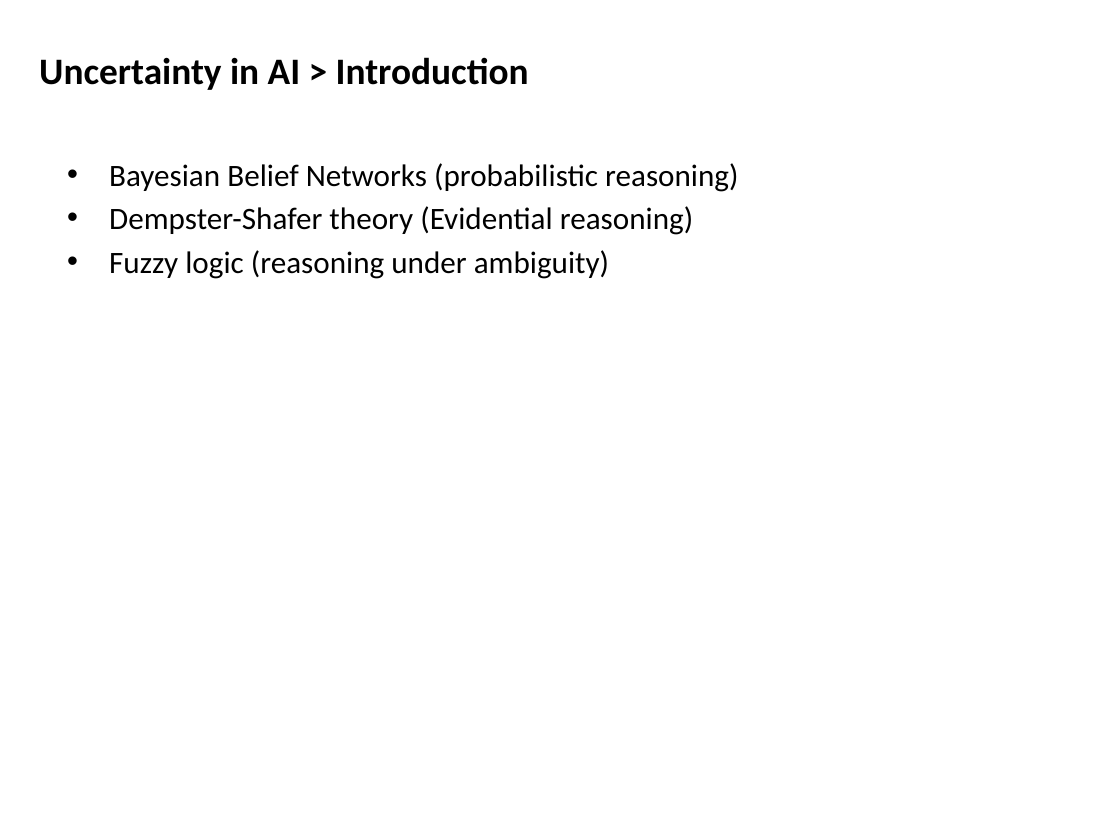
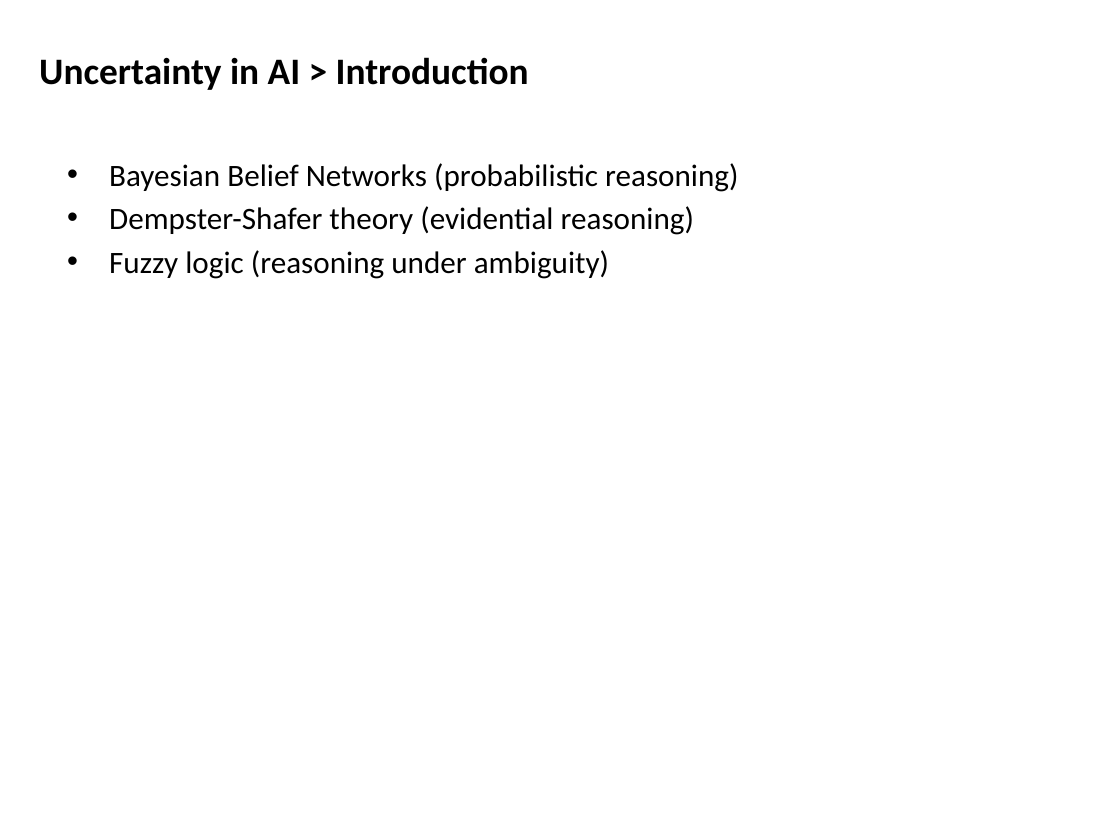
Before and after one commit to mshayganfar/CompExam1, a slide deck: slide 26 of presentation/PhD-comprehensive-exam-2.pptx. Drawn at 1120x840 pixels with LibreOffice and Linux fonts; fonts in the diff are those of the drawing. Boxes give left, top, right and bottom in pixels: in the first picture for what was removed or moved away, otherwise in the second. Text is boxed around its words. In the diff, an @@ line names an element or a change of style, - is before the commit and + after.

```diff
--- a/presentation/PhD-comprehensive-exam-2.pptx
+++ b/presentation/PhD-comprehensive-exam-2.pptx
@@ text at [109, 206, 694, 235]: text changed @@
-• Dempster-Shafer theory (Evidential reasoning)
+• Dempster-Shafer theory (evidential reasoning)
```
Also in this commit, not shown: 27 other slides changed, 1 slide removed.
